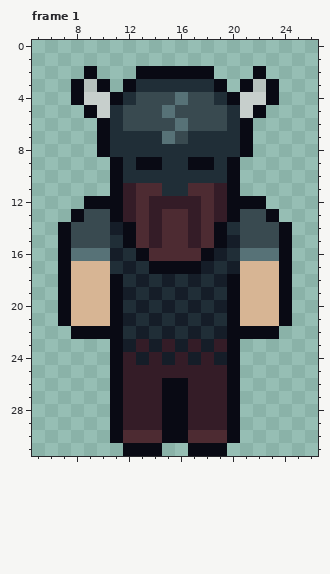
File history of a pixel-art file, ProjectAssets/Character/Ira_Idle.aseprite. Above is the file before it was changed.
32x32 pixels, 1 frame. Shown: frame 1: x 5..26, y 0..31. The commit also changed other frames, which this record leaves out.
The result:
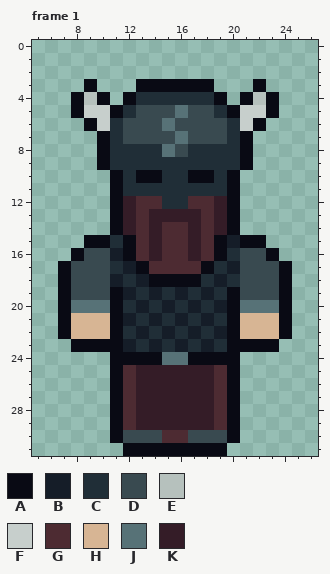
Palette (. is transparent): A #090a14  B #151d28  C #202e37  D #394a50  E #b6c1bd  F #c7cfcc  G #4d2b32  H #d7b594  J #577277  K #341c27
Edits made:
Frame 1:
Colour A now appears in row 5 at x 8 and 23; in row 6 at x 9 and 22; in row 9 at x 10 and 21; in row 22 at x 7 and 24; in row 23 at x 8 to 10 and 21 to 23; in row 31 at x 15 to 16.
The author changed colour B to colour A in row 14 at x 11; in row 16 at x 19; in row 17 at x 18; in row 18 at x 15 and 17; in row 24 at x 13, 17 and 19.
The author changed colour C to colour A in row 3 at x 13 to 18; in row 4 at x 12 and 19; in row 5 at x 11 and 20; in row 10 at x 13 to 14 and 17 to 18; in row 14 at x 20; in row 16 at x 12.
The author changed colour C to colour A in row 17 at x 13; in row 18 at x 14 and 16.
The author changed colour D to colour A in row 15 at x 9 to 10 and 21 to 22.
The author changed colour E to colour A in row 3 at x 9 and 22.
The author changed colour F to colour A in row 4 at x 10 and 21.
The author changed colour J to colour A in row 16 at x 8 and 23.
The author changed colour K to colour A in row 24 at x 12, 14 and 18.
The author changed colour A to colour B in row 18 at x 11.
The author changed colour A to colour C in row 9 at x 11, 13 to 14, 17 to 18 and 20; in row 18 at x 20.
The author changed colour D to colour C in row 4 at x 13 to 15 and 17 to 18; in row 5 at x 12 and 19.
The author changed colour G to colour C in row 11 at x 13 to 14 and 17 to 18.
The author changed colour J to colour C in row 4 at x 16.
The author changed colour K to colour C in row 11 at x 12 and 19; in row 12 at x 15 to 16; in row 23 at x 13, 15, 17 and 19.
The author changed colour C to colour D in row 7 at x 12 to 14 and 17 to 19; in row 8 at x 16.
The author changed colour G to colour D in row 30 at x 12 to 14 and 17 to 19.
The author changed colour H to colour D in rows 17 to 19 at x 8 to 10 and 21 to 23.
The author changed colour J to colour D in row 5 at x 15; in row 6 at x 16; in row 7 at x 15; in row 16 at x 9 to 10 and 21 to 22.
The author changed colour F to colour E in row 4 at x 9 and 22.
The author changed colour A to colour F in row 5 at x 9 and 22; in row 6 at x 10 and 21.
The author changed colour A to colour G in row 16 at x 13 and 18; in row 17 at x 14 to 17; in row 30 at x 15 to 16.
The author changed colour K to colour G in row 12 at x 14 and 17; in rows 25 to 29 at x 12 and 19.
The author changed colour A to colour H in row 22 at x 8 to 10 and 21 to 23.
The author changed colour B to colour J in row 24 at x 15.
The author changed colour C to colour J in row 8 at x 15.
The author changed colour D to colour J in row 5 at x 16; in row 6 at x 15; in row 7 at x 16.
The author changed colour H to colour J in row 20 at x 8 to 10 and 21 to 23.
The author changed colour K to colour J in row 24 at x 16.
The author changed colour A to colour K in row 14 at x 12 and 19; in rows 26 to 29 at x 15 to 16.
The author changed colour G to colour K in row 13 at x 15 to 16; in row 16 at x 14 and 17.
The edit erases colour A in row 2 at x 9, 13 to 18 and 22; in row 3 at x 8, 10, 12, 19, 21 and 23; in row 4 at x 11 and 20; in row 12 at x 9 to 10 and 21 to 22; in row 13 at x 8 and 23; in rows 14 to 16 at x 7 and 24.
The edit erases colour D in row 13 at x 9 to 10 and 21 to 22; in row 14 at x 8 to 10 and 21 to 23; in row 15 at x 8 and 23.
Changed places in both pictures, as pixel boxes (x1, y1, x2, y2):
changed: (58, 66, 292, 456)
